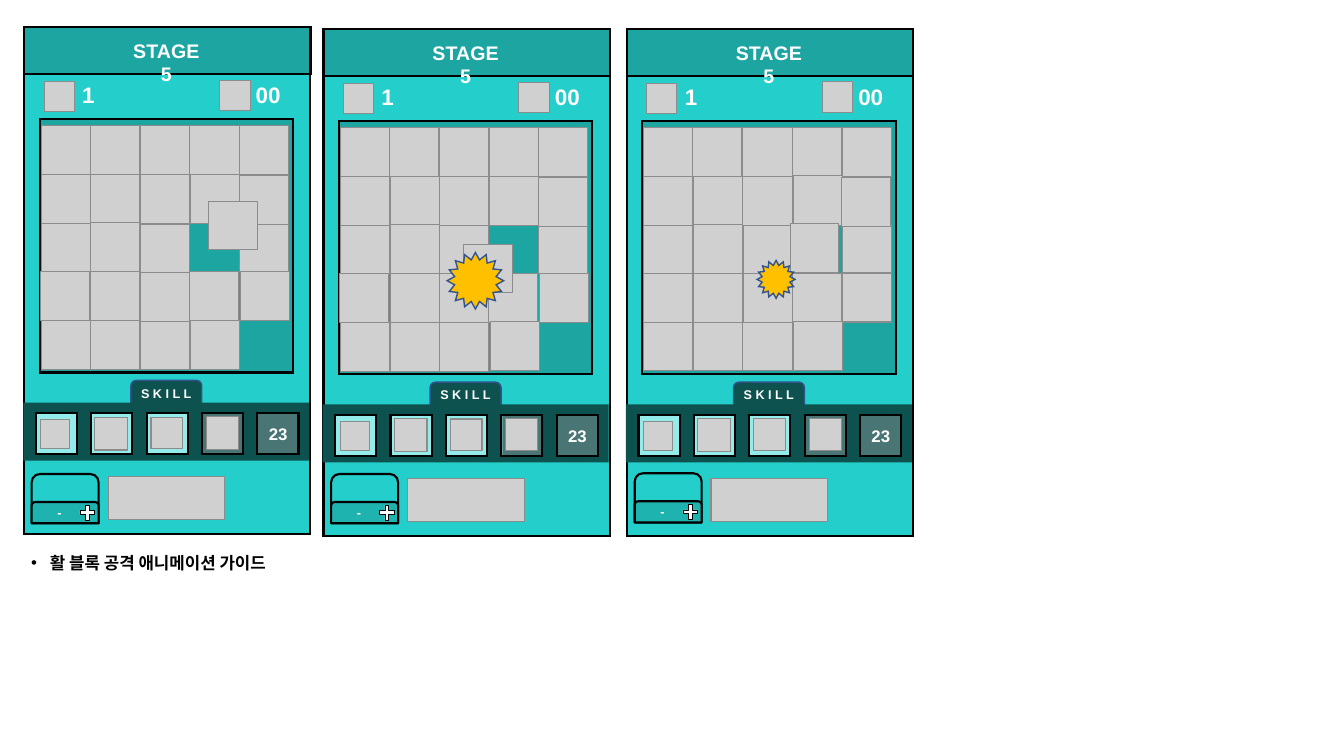
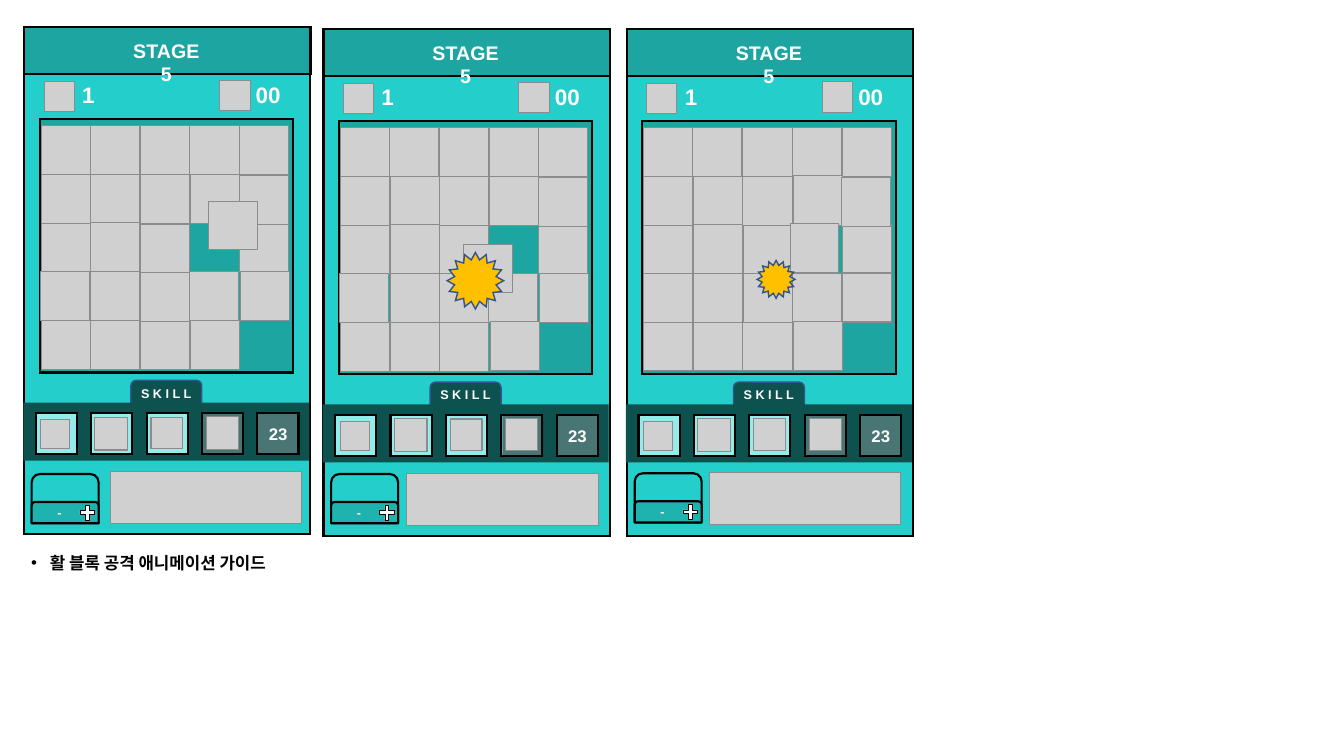
Before and after one commit to PenguinPistol/Sliding_Puzzle_Battle, a slide deck: slide 30 of 기획서/Slide Puzzle Battle UI & Animation 1.1.pptx. Drawn at 1344x756 pixels with LibreOffice and Linux fonts; fonts in the diff are those of the drawing; grey boxes stand for pictures; background and template pictures are left out. Boxes give left, top, right and bottom in pixels: in the first picture for what was removed or moved away, otherwise in the second. Text is boxed around its words. In the diff, an @@ line names an element or a change of style, - is before the commit and + after.

```diff
--- a/기획서/Slide Puzzle Battle UI & Animation 1.1.pptx
+++ b/기획서/Slide Puzzle Battle UI & Animation 1.1.pptx
@@ picture removed at [108,477,225,520] @@
@@ picture added at [110,472,301,524] @@
@@ picture: place and size @@
-picture at [407,479,524,522]
+picture at [407,474,599,526]
@@ picture: place and size @@
-picture at [711,478,828,521]
+picture at [710,473,901,525]
```
Also in this commit, not shown: 23 other slides changed.
